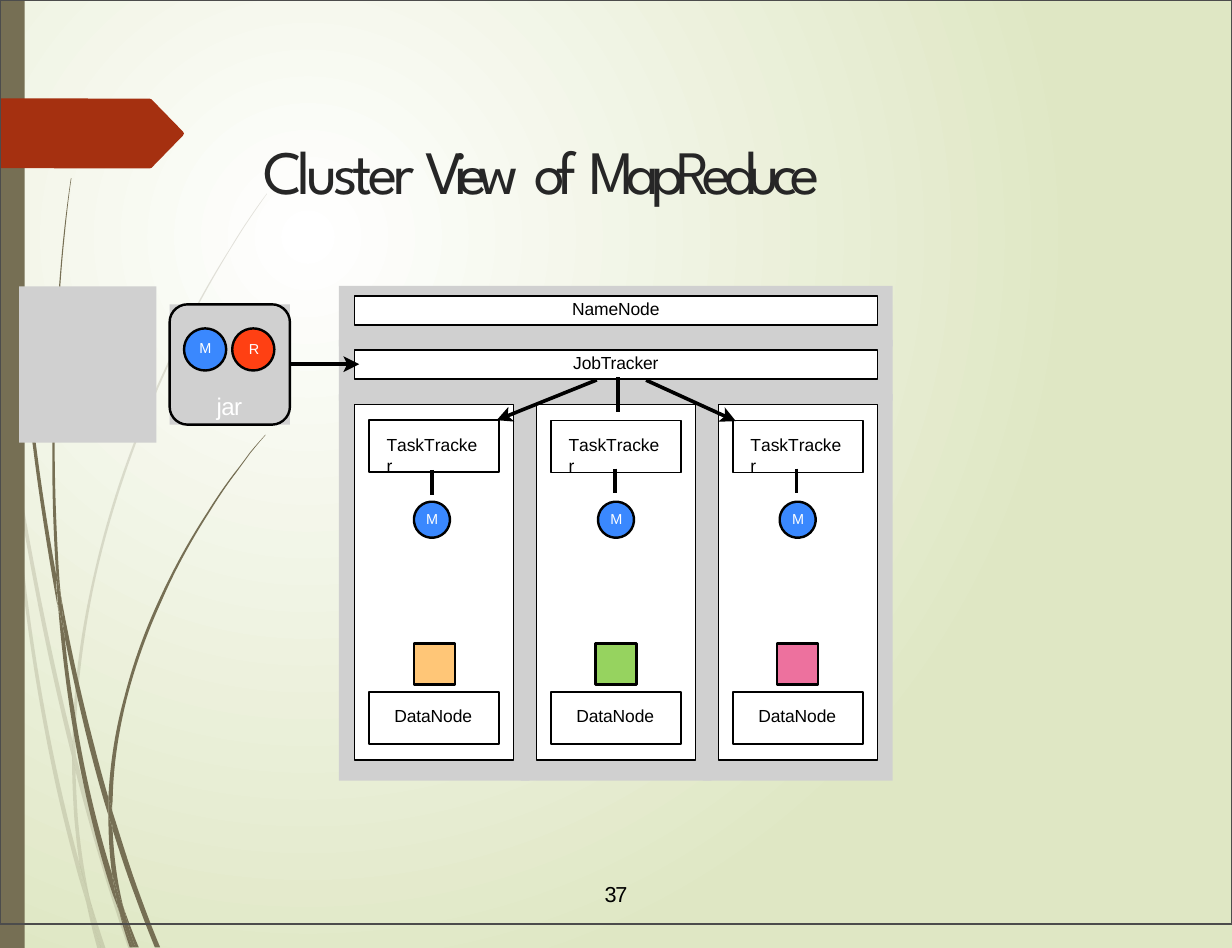
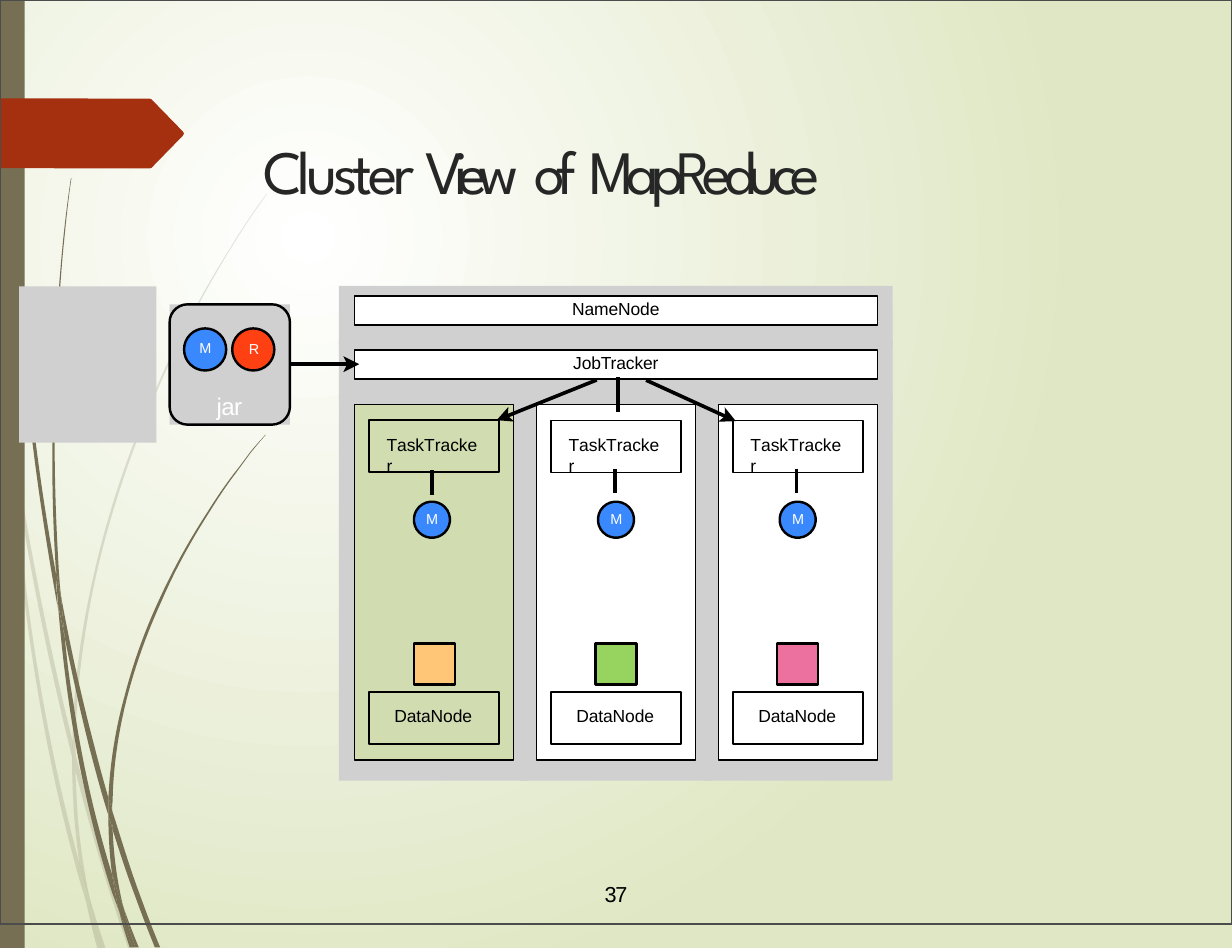
Before and after one commit to hariharanl/HadoopDevVagrant, a slide deck: slide 46 of 3.HDFS_MR/intro-to-hdfs-and-mapreduce.pptx. Drawn at 1232x948 pixels with LibreOffice and Linux fonts; fonts in the diff are those of the drawing; grey boxes stand for pictures; background and template pictures are left out. Boxes give left, top, right and bottom in pixels: in the first picture for what was removed or moved away, otherwise in the second. Text is boxed around its words. In the diff, an @@ line names an element or a change of style, - is before the commit and + after.

```diff
--- a/3.HDFS_MR/intro-to-hdfs-and-mapreduce.pptx
+++ b/3.HDFS_MR/intro-to-hdfs-and-mapreduce.pptx
@@ freeform shape at box(354, 405, 513, 760): fill #FFFFFF to #D1DDB0 @@
```
Also in this commit, not shown: 3 other files.
